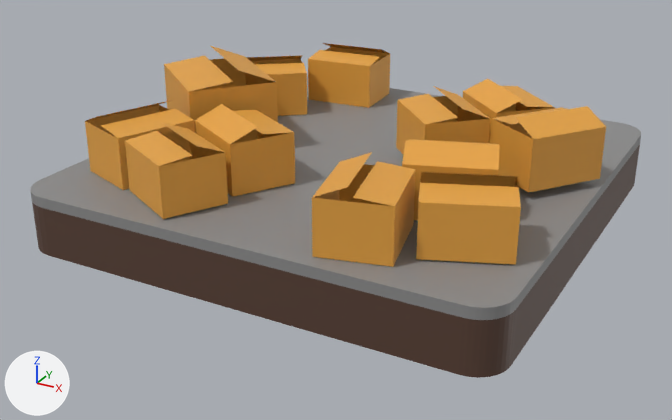
One commit to the FBX model Assets/Imports/BackroomModel.fbx: the scene before it, then after it.
Camera for both pictures: a camera (50 mm lens) standing at (9.88, -21.8, 5.6) and looking at (2.83, -8.98, -0.81). Every picture has the same lights, and +X, +Y and +Z are marked at lower left. The older version comes first.

The scene before the commit, as lines of its bpy script (objects in view):
```python
me_cube = bpy.data.meshes.new('Cube')
me_cube.from_pydata(...)  # 249 vertices, 156 faces; spans x -1.05..6.97, y -12.38..-4.38, z -1.0..1.5
# faces by material slot: [85, 36, 35]
me_cube.materials.append(mat_m_cardboard)  # orange #e7a442
me_cube.materials.append(mat_m_floor2)  # grey #8c8c8c
me_cube.materials.append(mat_m_underfloor)  # brown #594034
ob_backroom = bpy.data.objects.new('Backroom', me_cube)
ob_backroom.location = (0.0, 0.0, 0.0)
```
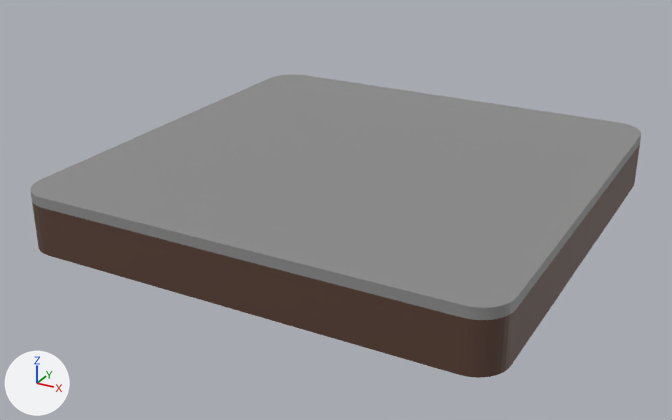
Boxes [x1, y1, x2, y2] around the edits, measured in the pictures (672 x 420 px):
'Backroom', reshaped (9% shorter)
    before: [30, 43, 641, 378]
    after: [30, 74, 641, 378]
part 1 of me_cube, deleted (orange)
    before: [85, 43, 606, 267]

Diff of the bpy script that builds the scene:
```diff
--- a/Assets/Imports/BackroomModel.fbx.py
+++ b/Assets/Imports/BackroomModel.fbx.py
@@ me_cube @@
 # used by ob_backroom; location = (0.0, 0.0, 0.0)
-me_cube.from_pydata(...)  # 249 vertices, 156 faces; spans x -1.05..6.97, y -12.38..-4.38, z -1.0..1.5
+me_cube.from_pydata(...)  # 105 vertices, 72 faces; spans x -1.05..6.97, y -12.38..-4.38, z -1.0..0.0
+# me_cube part 1: 12 loose pieces with 144 vertices, spanning x -0.82..6.93, y -12.16..-4.77, z 0.0..1.5, are deleted
 me_cube.materials.append(mat_m_cardboard)
```
